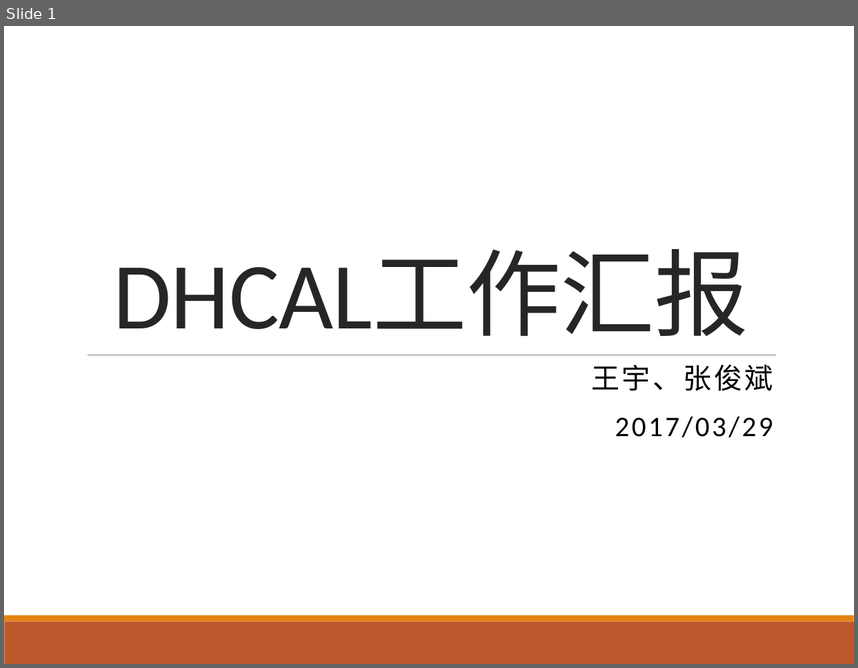
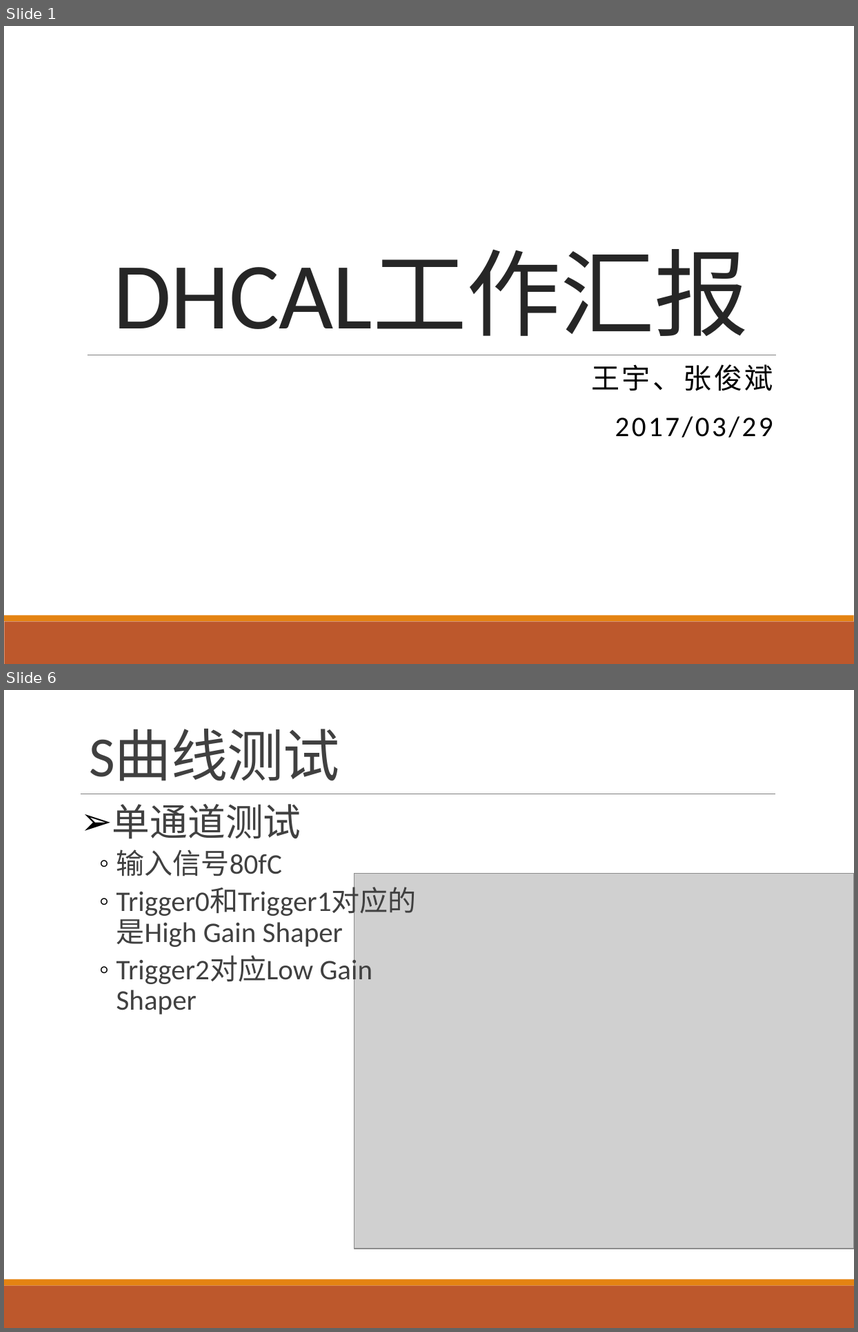
Before and after one commit to wyu0725/SDHCAL_DAQ, a slide deck: Slides/SDHCAL_20170329.pptx. Shown one above the other, each under a label of ours: slide 1 before the commit, slides 1 and 6 after it; the slides between them are not shown. The pictures are 858x668 and 858x1332 pixels, drawn with LibreOffice and Linux fonts; fonts in the diff are those of the drawing; grey boxes stand for pictures. Boxes give left, top, right and bottom in pixels: in the first picture for what was removed or moved away, otherwise in the second. Text is boxed around its words. In the diff, an @@ line names an element or a change of style, - is before the commit and + after.

```diff
--- a/Slides/SDHCAL_20170329.pptx
+++ b/Slides/SDHCAL_20170329.pptx
@@ slide 6 added at [4,690,854,1328], background #FFFFFF; not listed: 2 template elements that a slide beside it also shows @@
@@ title added at [89,729,340,781], 48 pt, text #404040 @@
+S曲线测试
@@ line added from (81, 793) to (775, 793), #808080 0.5 pt @@
@@ text added at [112,804,373,1014], 24 pt, text #404040 @@
+➢ 单通道测试
+  ◦ 输入信号80fC
+  ◦ Trigger0和Trigger1对应的是High Gain Shaper
+  ◦ Trigger2对应Low Gain Shaper
@@ picture added at [355,874,854,1248] @@
```
Also in this commit, not shown: 12 other slides added, 1 slide removed, 6 other files.
